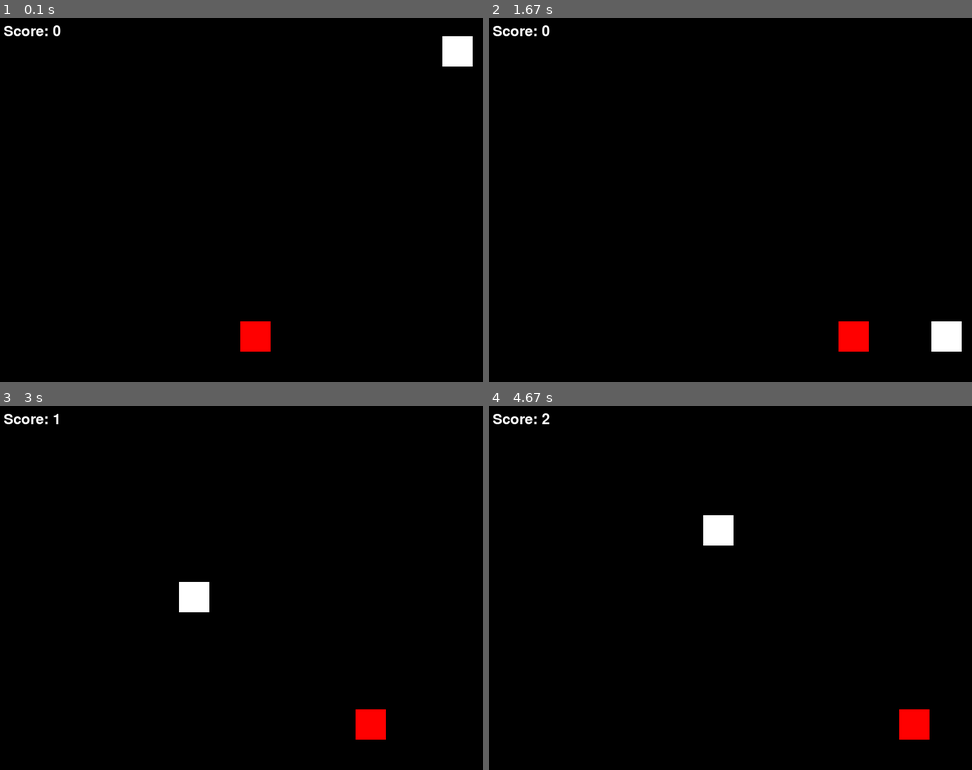
Above: before the commit, frames 1-4 (two rows, left to right).
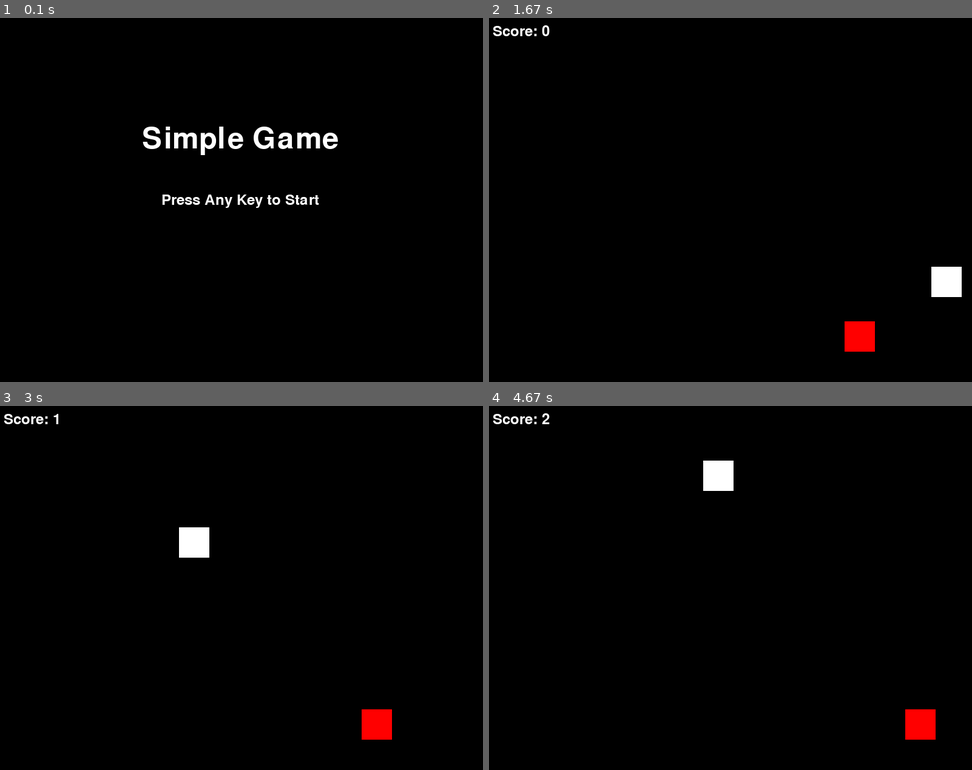
Above: after the commit, the same moments.

Repository: coderooz/simple_pygame_game
Game: pygame game, started from main.py
The game is run twice, just before and just after one commit, with the same random seed, the same clock (stepped at 60 frames per second) and the same inputs.
Inputs:
- Up to frame 1 (0.1 s): no input
- Up to frame 2 (1.67 s): hold Right 0.33-0.8 s; hold Right 0.83-1.3 s; hold Left from 1.33 s (still down)
- Up to frame 3 (3 s): release Left at 1.87 s; hold Left 1.9-2.3 s; hold Right 2.33-2.97 s
- Up to frame 4 (4.67 s): hold Left 3-3.47 s; hold Right 3.5-3.97 s; hold Right 4-4.47 s; hold Left from 4.5 s (still down)

The runs differ from the first frame. In frame 1, 2.8% of the frame differs, in the area x 0-98%, y 2-92%; in frame 2, 1.3%; in frame 3, 1.3%; in frame 4, 1.3%.

Commit message:
Update game.py
Updated the code(game
)

Diff:
--- a/game.py
+++ b/game.py
@@ -52,6 +52,7 @@
         self.font = pygame.font.SysFont(None, 36)
         self.big_font = pygame.font.SysFont(None, 72)
         self.reset_game()
+        self.show_start_screen()
 
     def reset_game(self):
         self.player = Player()
@@ -59,6 +60,24 @@
         self.running = True
         self.score = 0
         self.game_over = False
+
+    def show_start_screen(self):
+        while True:
+            self.screen.fill(BLACK)
+            title_text = self.big_font.render("Simple Game", True, WHITE)
+            self.screen.blit(title_text, (SCREEN_WIDTH // 2 - title_text.get_width() // 2, SCREEN_HEIGHT // 2 - title_text.get_height() // 2 - 100))
+
+            start_text = self.font.render("Press Any Key to Start", True, WHITE)
+            self.screen.blit(start_text, (SCREEN_WIDTH // 2 - start_text.get_width() // 2, SCREEN_HEIGHT // 2 - start_text.get_height() // 2))
+
+            pygame.display.flip()
+
+            for event in pygame.event.get():
+                if event.type == pygame.QUIT:
+                    pygame.quit()
+                    exit()
+                if event.type == pygame.KEYDOWN:
+                    return
 
     def run(self):
         while True:
